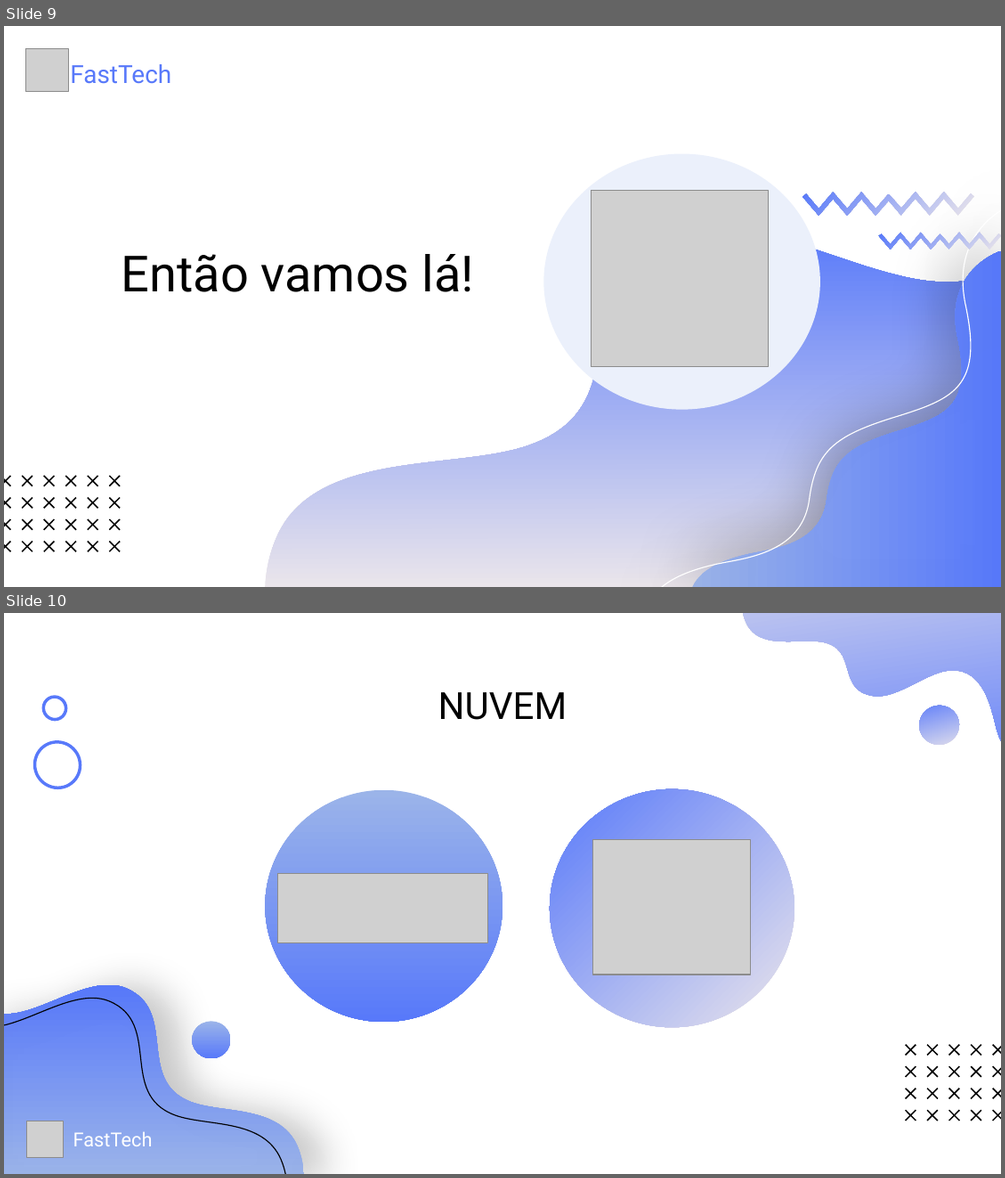
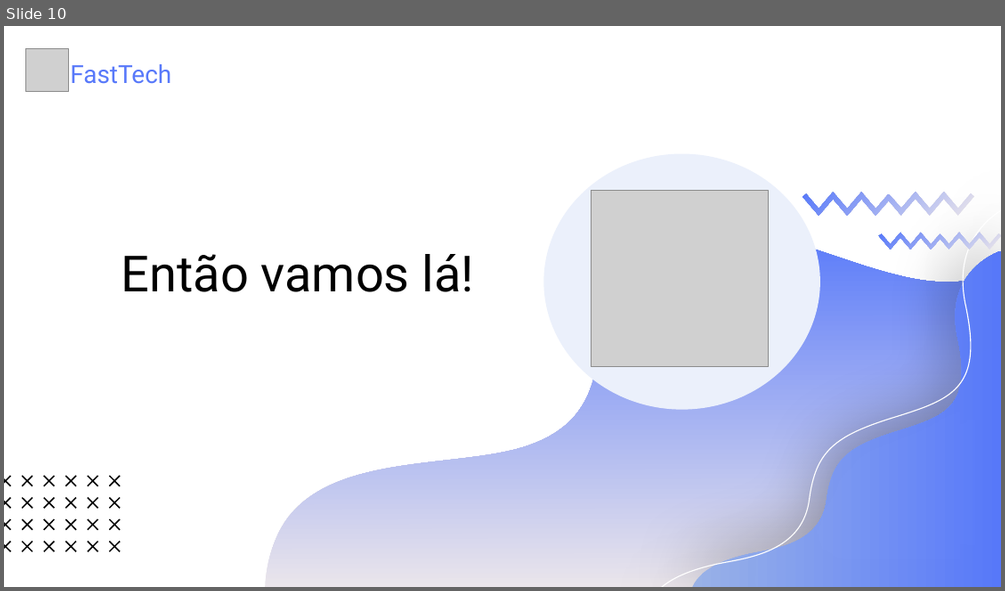
Before and after one commit to Grupo-1-adsa/Grupo-1-adsa, a slide deck: Documentação/PPT/Sprint 3 - Apresentação.pptx. Shown one above the other, each under a label of ours: slides 9 and 10 before the commit, slide 10 after it. The pictures are 1005x1178 and 1005x591 pixels, drawn with LibreOffice and Linux fonts; fonts in the diff are those of the drawing; grey boxes stand for pictures. Boxes give left, top, right and bottom in pixels: in the first picture for what was removed or moved away, otherwise in the second. Text is boxed around its words. In the diff, an @@ line names an element or a change of style, - is before the commit and + after.

```diff
--- a/Documentação/PPT/Sprint 3 - Apresentação.pptx
+++ b/Documentação/PPT/Sprint 3 - Apresentação.pptx
@@ slide 10 removed at box(4, 613, 1001, 1174), background #FFFFFF @@
@@ freeform shape removed at box(731, 613, 1001, 791) @@
@@ ellipse removed at box(39, 692, 70, 723) @@
@@ title removed at box(438, 692, 566, 720) @@
-NUVEM
@@ ellipse removed at box(914, 701, 963, 749) @@
@@ ellipse removed at box(27, 734, 89, 796) @@
@@ ellipse removed at box(265, 790, 502, 1022) @@
@@ ellipse removed at box(550, 789, 793, 1028) @@
@@ picture removed at box(593, 840, 751, 975) @@
@@ picture removed at box(278, 873, 488, 943) @@
@@ freeform shape removed at box(4, 985, 304, 1174) @@
@@ freeform shape removed at box(4, 997, 287, 1174) @@
@@ ellipse removed at box(193, 1021, 230, 1058) @@
@@ group removed at box(905, 1044, 1001, 1120): 20 freeform shapes @@
@@ picture removed at box(27, 1120, 64, 1158) @@
@@ text removed at box(73, 1132, 153, 1146) @@
-FastTech
@@ what was slide 9 is now slide 10 @@
```
Also in this commit, not shown: 9 slides changed, 1 slide added.
